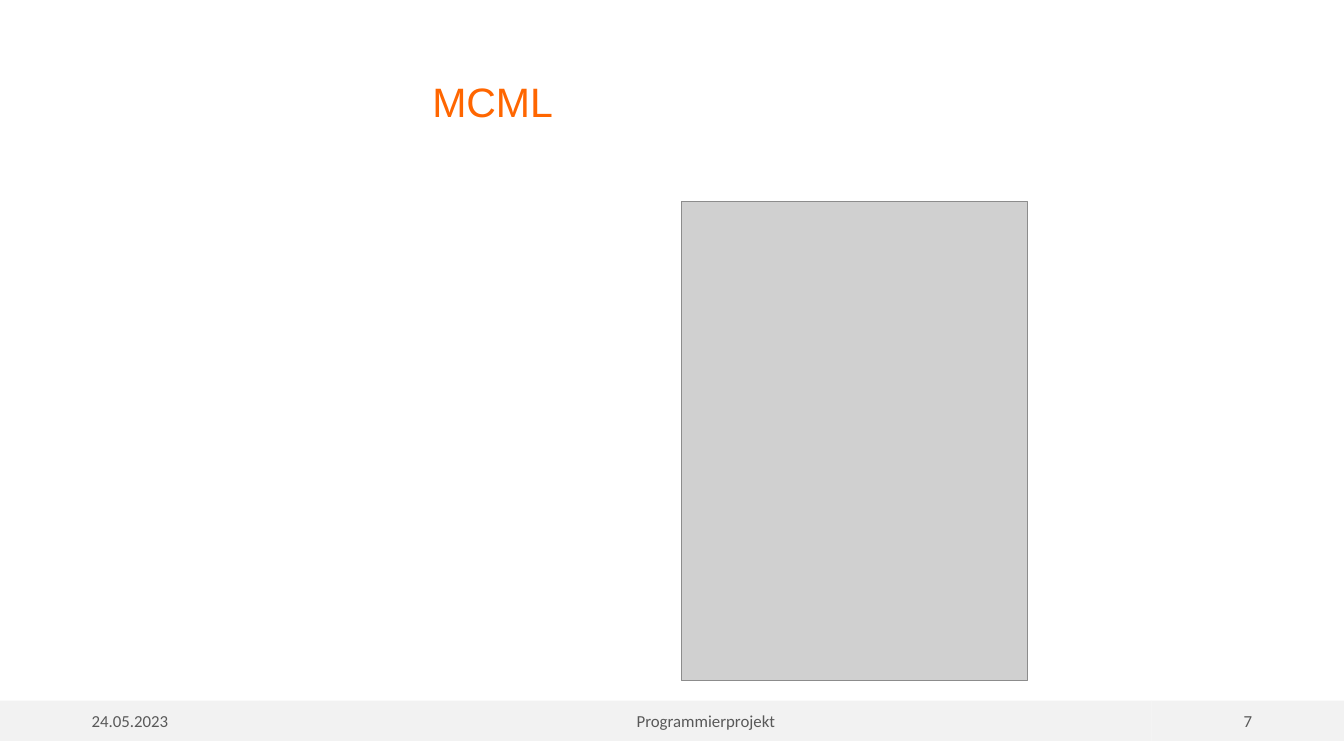
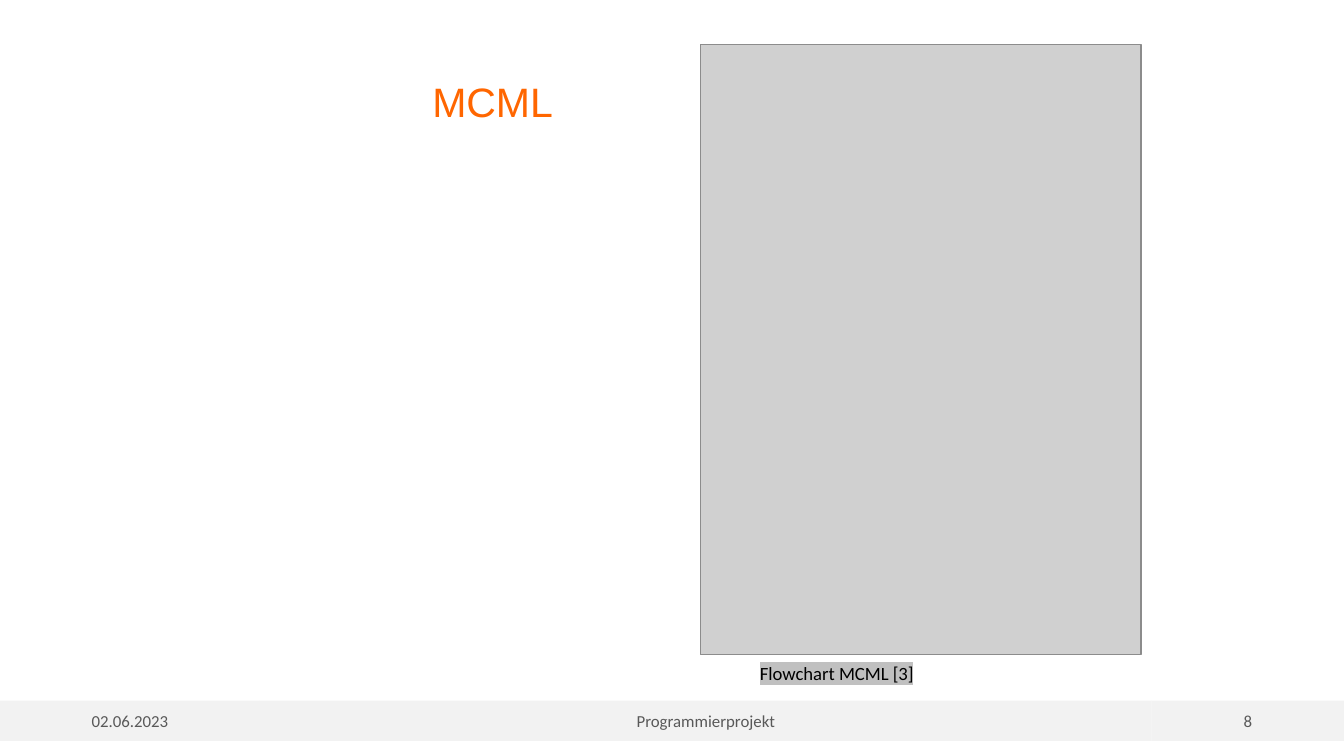
Before and after one commit to vmuelle/mcsim_for_tissue, a slide deck: slide 8 of MC_Tissue.pptx (slide 7 before the commit). Drawn at 1344x756 pixels with LibreOffice and Linux fonts; fonts in the diff are those of the drawing; grey boxes stand for pictures; background and template pictures are left out. Boxes give left, top, right and bottom in pixels: in the first picture for what was removed or moved away, otherwise in the second. Text is boxed around its words. In the diff, an @@ line names an element or a change of style, - is before the commit and + after.

```diff
--- a/MC_Tissue.pptx
+++ b/MC_Tissue.pptx
@@ picture: place and size @@
-picture at (681,202,1027,681)
+picture at (700,44,1141,655)
@@ text added at (760,664,914,685), 10 pt, text #000000 @@
+Flowchart MCML [3]
@@ text in rectangle at (92,715,169,727): text changed @@
-24.05.2023
+02.06.2023
@@ page number at (1244,715,1253,727): text changed @@
-7
+8
```
Also in this commit, not shown: 14 other slides changed, 3 slides added, 41 other files.
